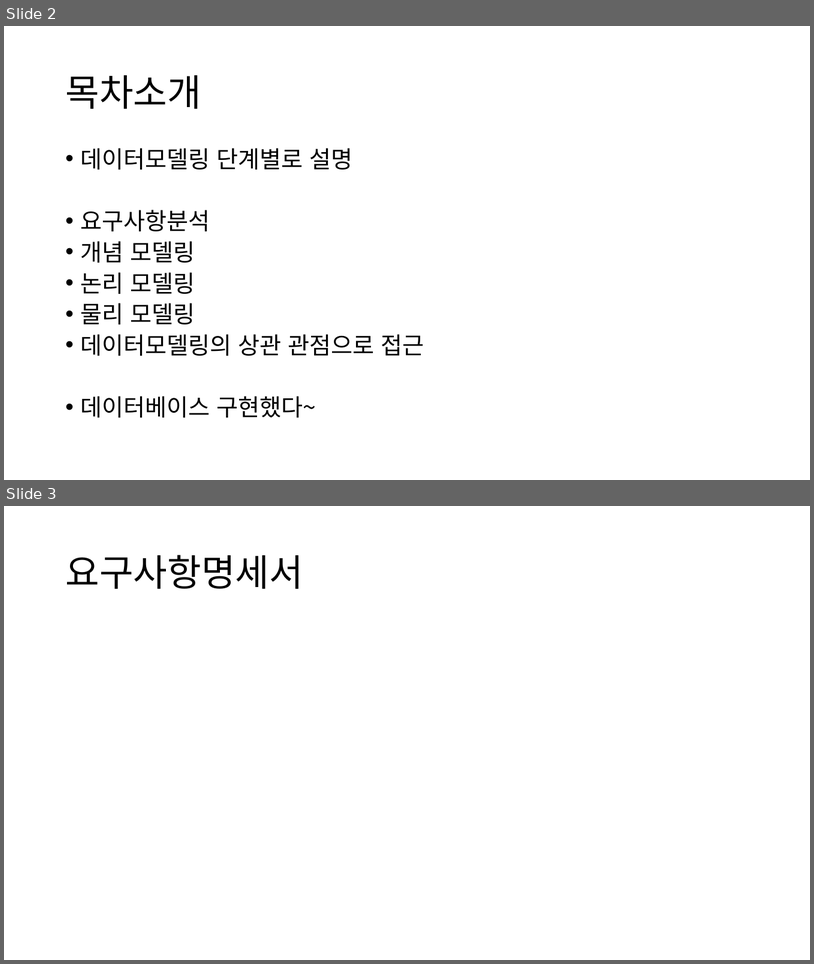
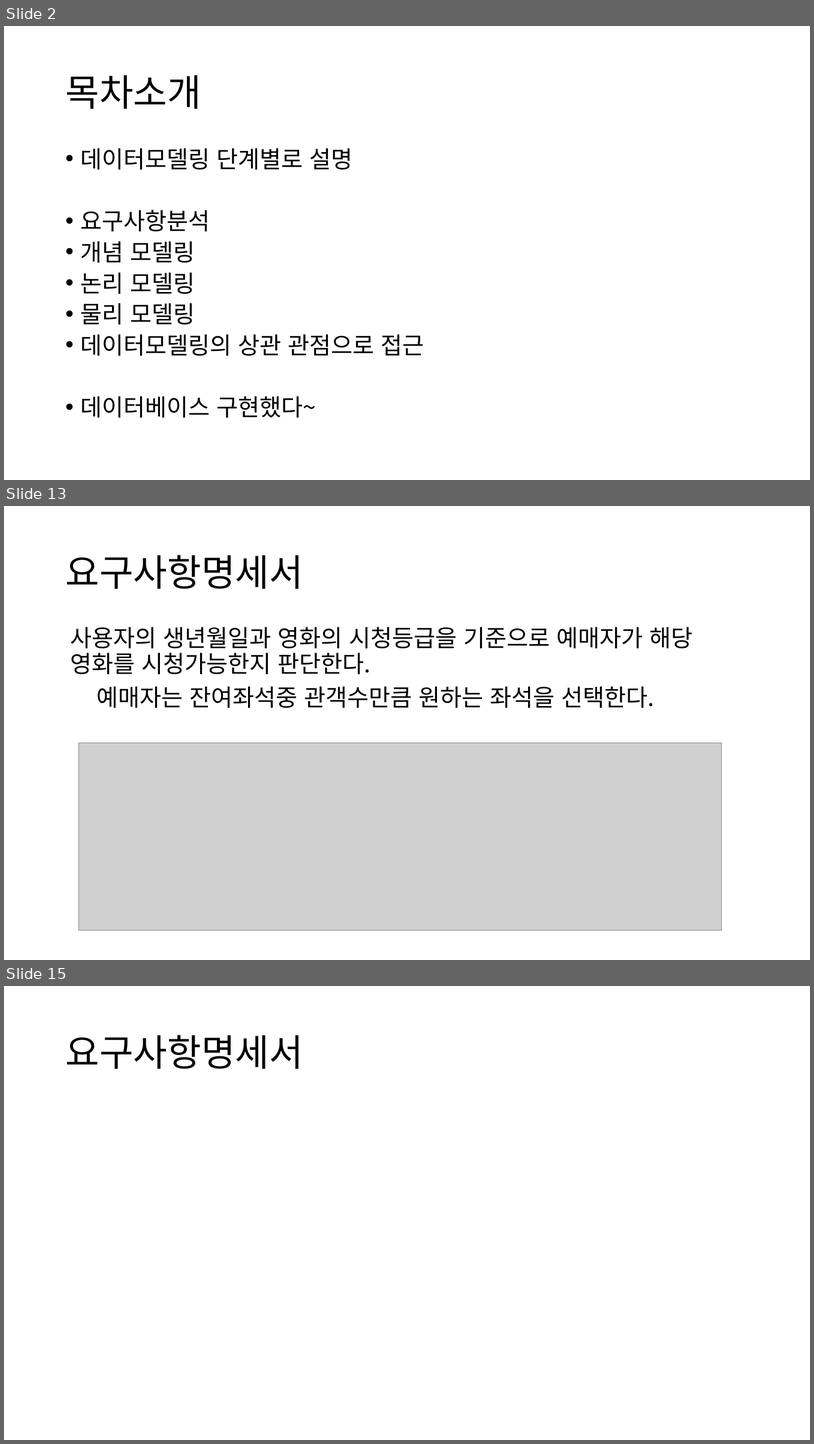
Before and after one commit to Cinema-System/My-Cinema, a slide deck: 중간발표/다은발표준비.pptx. Shown one above the other, each under a label of ours: slides 2 and 3 before the commit, slides 2, 13 and 15 after it; the slides between them are not shown. The pictures are 814x964 and 814x1444 pixels, drawn with LibreOffice and Linux fonts; fonts in the diff are those of the drawing; grey boxes stand for pictures. Boxes give left, top, right and bottom in pixels: in the first picture for what was removed or moved away, otherwise in the second. Text is boxed around its words. In the diff, an @@ line names an element or a change of style, - is before the commit and + after.

```diff
--- a/중간발표/다은발표준비.pptx
+++ b/중간발표/다은발표준비.pptx
@@ slide 13 added at (4,506,810,960), background #FFFFFF @@
@@ title added at (65,555,303,589), 44 pt, text #000000 @@
+요구사항명세서
@@ text added at (71,627,693,708), 28 pt, text #000000 @@
+사용자의 생년월일과 영화의 시청등급을 기준으로 예매자가 해당 영화를 시청가능한지 판단한다.
+예매자는 잔여좌석중 관객수만큼 원하는 좌석을 선택한다.
@@ picture added at (79,743,722,930) @@
@@ what was slide 3 is now slide 15 @@
```
Also in this commit, not shown: 13 other slides added, 2 other files.
